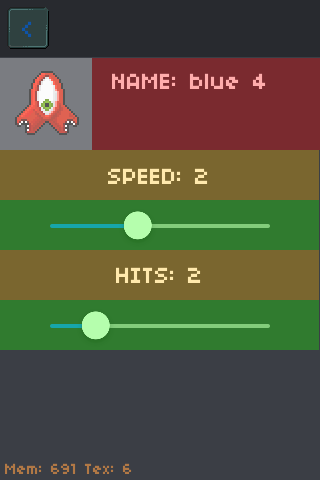
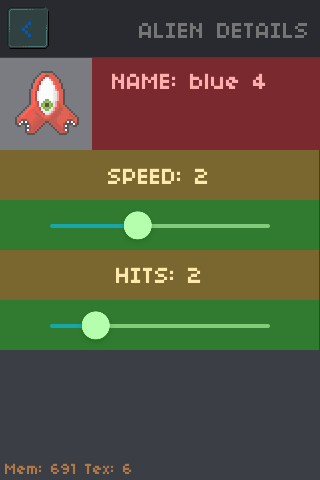
Revision of a layered 320 × 480 image; what changed, layer by layer:
added layer "ALIEN DETAILS" above "Background" over (x1=139, y1=23, x2=307, y2=38)
